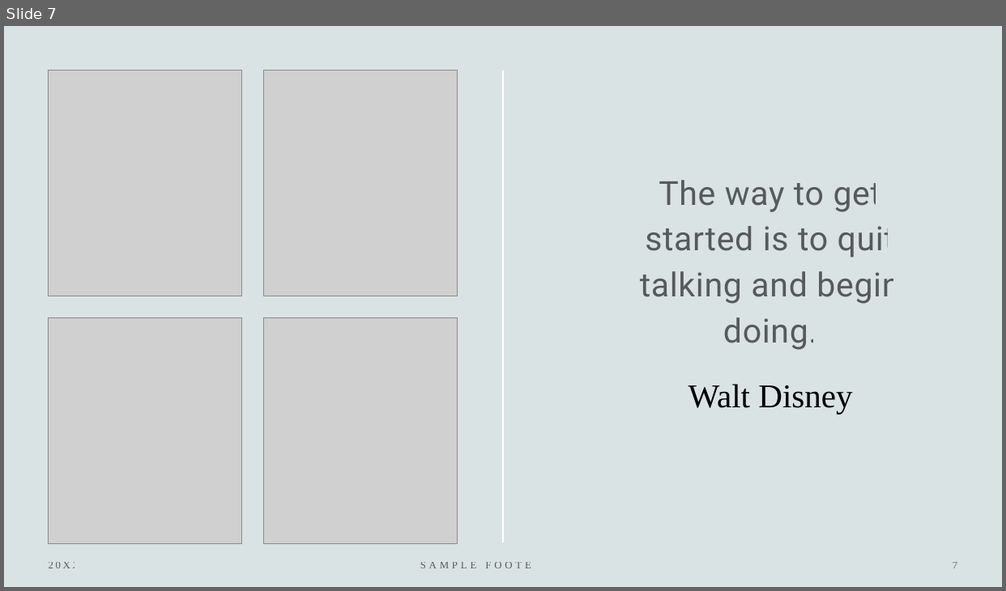
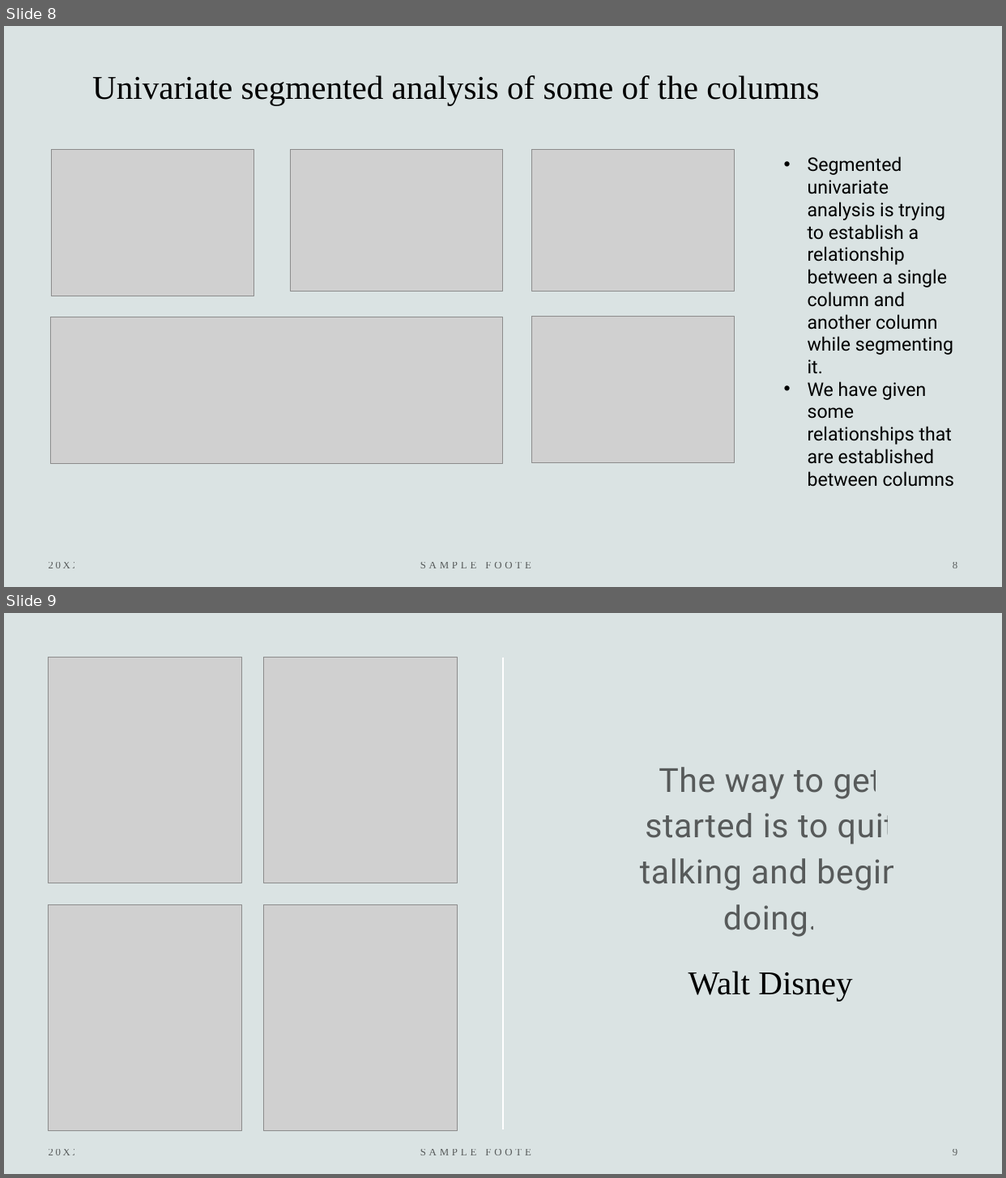
Before and after one commit to nikhil-mothkuri/Lending_Case_Study_Upgrad, a slide deck: Lending Case Study.pptx. Shown one above the other, each under a label of ours: slide 7 before the commit, slides 8 and 9 after it. The pictures are 1006x591 and 1006x1178 pixels, drawn with LibreOffice and Linux fonts; fonts in the diff are those of the drawing; grey boxes stand for pictures. Boxes give left, top, right and bottom in pixels: in the first picture for what was removed or moved away, otherwise in the second. Text is boxed around its words. In the diff, an @@ line names an element or a change of style, - is before the commit and + after.

Commit message:
Added univariate analysis to the ppt

```diff
--- a/Lending Case Study.pptx
+++ b/Lending Case Study.pptx
@@ slide 8 added at [4, 26, 1002, 587], background #DAE3E3 @@
@@ title added at [92, 75, 819, 105], 32 pt, text #000000 @@
+Univariate segmented analysis of some of the columns
@@ picture added at [51, 149, 254, 297] @@
@@ picture added at [291, 149, 503, 292] @@
@@ picture added at [532, 149, 735, 292] @@
@@ text added at [808, 156, 954, 487], 18 pt, text #000000 @@
+• Segmented univariate analysis is trying to establish a relationship between a single column and another column while segmenting it.
+• We have given some relationships that are established between columns
@@ picture added at [532, 317, 735, 463] @@
@@ picture added at [51, 318, 503, 464] @@
@@ text added at [49, 562, 80, 569], 10 pt, text #000000 at 60% opacity @@
+20XX
@@ text added at [420, 562, 541, 569], 10 pt, text #000000 at 60% opacity @@
+SAMPLE FOOTER TEXT
@@ page number added at [953, 562, 957, 569], 10 pt, text #000000 at 60% opacity @@
+8
@@ what was slide 7 is now slide 9 @@
@@ page number at [953, 1149, 957, 1156]: text changed @@
-7
+9
```
Also in this commit, not shown: 1 slide changed, 2 other slides added, 1 slide removed, 2 other files.
